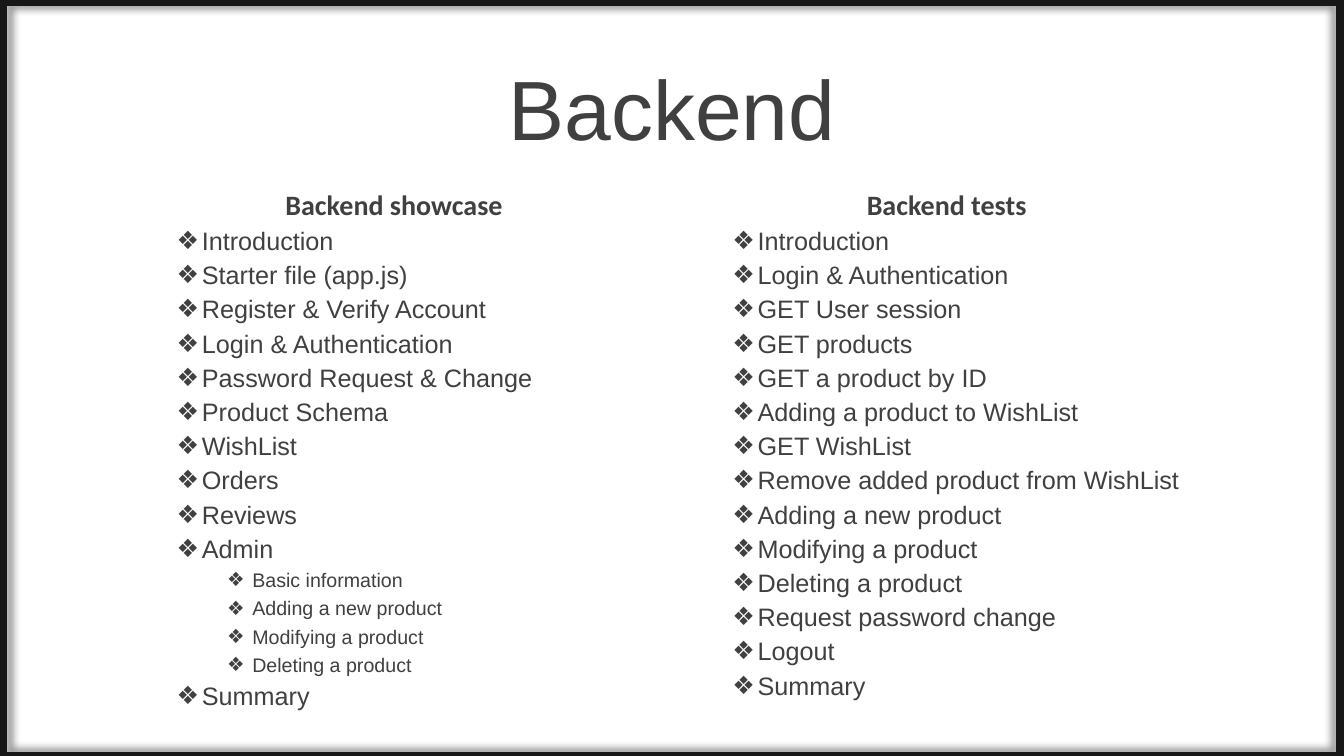
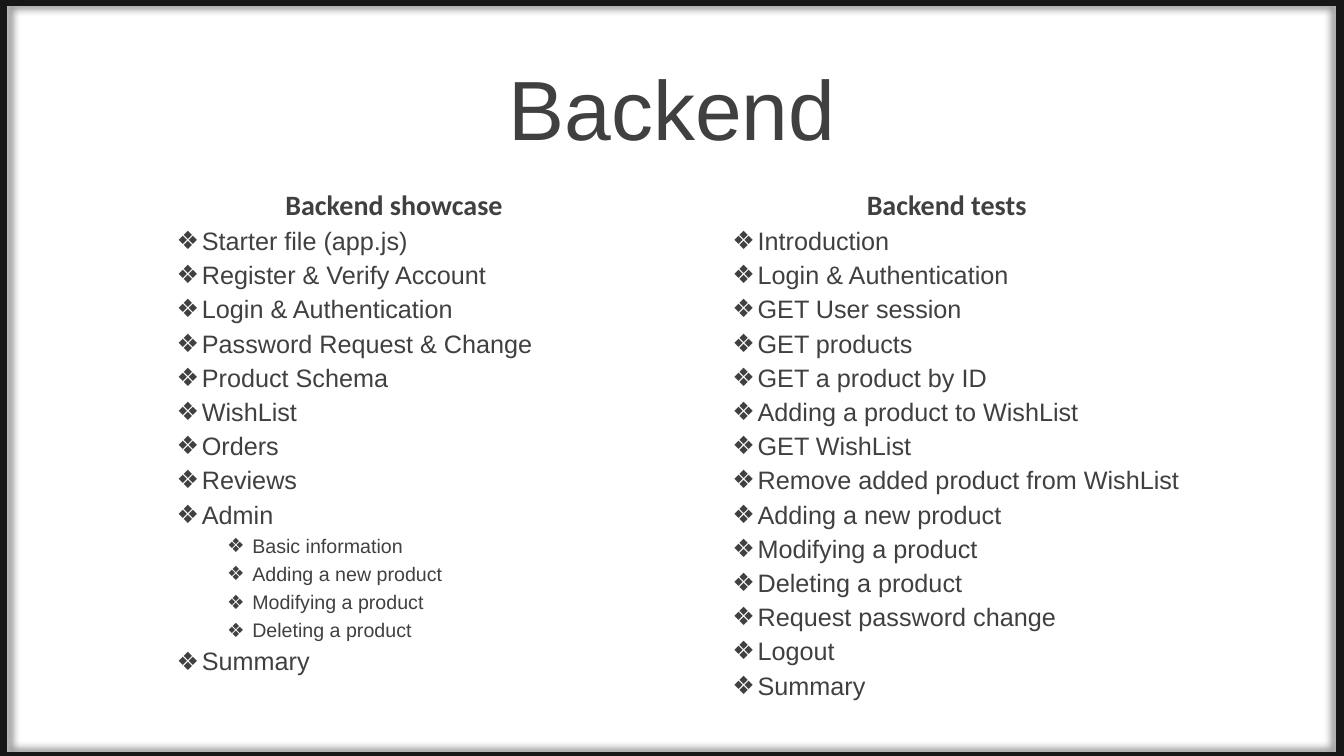
Before and after one commit to tamasrobert/NasaPC, a slide deck: slide 1 of Documentations/NasaPC_WebShopProject.pptx. Drawn at 1344x756 pixels with LibreOffice and Linux fonts; fonts in the diff are those of the drawing; background and template pictures are left out. Boxes give left, top, right and bottom in pixels: in the first picture for what was removed or moved away, otherwise in the second. Text is boxed around its words. In the diff, an @@ line names an element or a change of style, - is before the commit and + after.

```diff
--- a/Documentations/NasaPC_WebShopProject.pptx
+++ b/Documentations/NasaPC_WebShopProject.pptx
@@ text at [202,231,334,251]: paragraph removed @@
-  ❖ Introduction
```
Also in this commit, not shown: 1 other slide changed, 4 other files.
